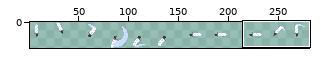
Edited in one commit: sprite sheet (assets/sword.png). Above, an overview of the earlier version with the close-up marked.
Close-up. Old version:
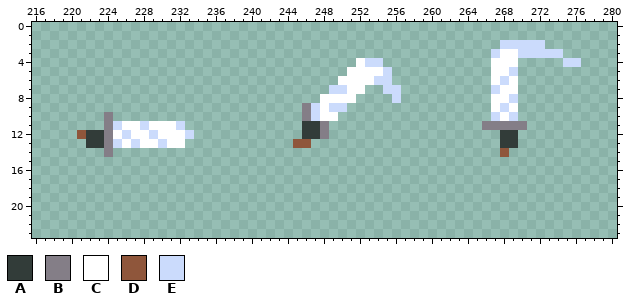
The file is 286x26 pixels. Shown: x 216..280, y 0..23. The wide view leaves out empty margins. The commit also changed other parts of the picture, which this record leaves out.
Palette (. is transparent): A #323c39  B #847e87  C #ffffff  D #8f563b  E #cbdbfc
After the commit:
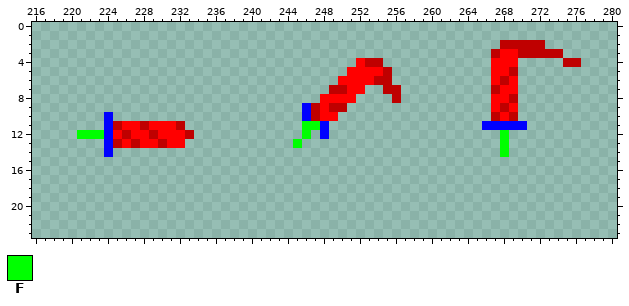
Colours new in this view: F #00ff00
Difference:
Colour B changes from #847e87 to #0000ff.
Colour C changes from #ffffff to #ff0000.
Colour E changes from #cbdbfc to #bf0000.
Colour F replaces colour A in row 11 at x 246 to 247; in row 12 at x 222 to 223, 246 and 268; in row 13 at x 268.
Colour F replaces colour D in row 12 at x 221; in row 13 at x 245; in row 14 at x 268.
The edit erases colour A in row 12 at x 247 and 269; in row 13 at x 222 to 223 and 269.
The edit erases colour D in row 13 at x 246.
Boxes around the changes in both close-ups, in picture pixels (x1, y1, x2, y2):
changed: (482, 40, 581, 157)
changed: (293, 58, 401, 148)
changed: (77, 112, 194, 157)
